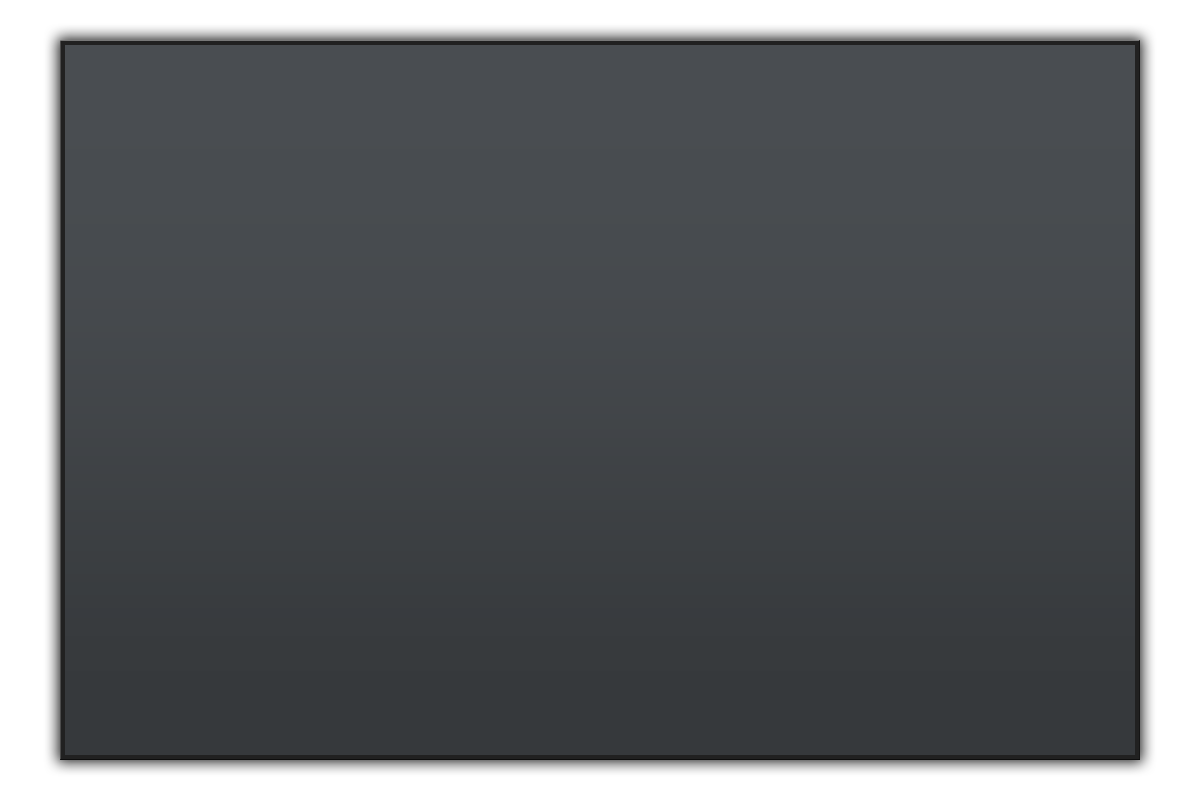
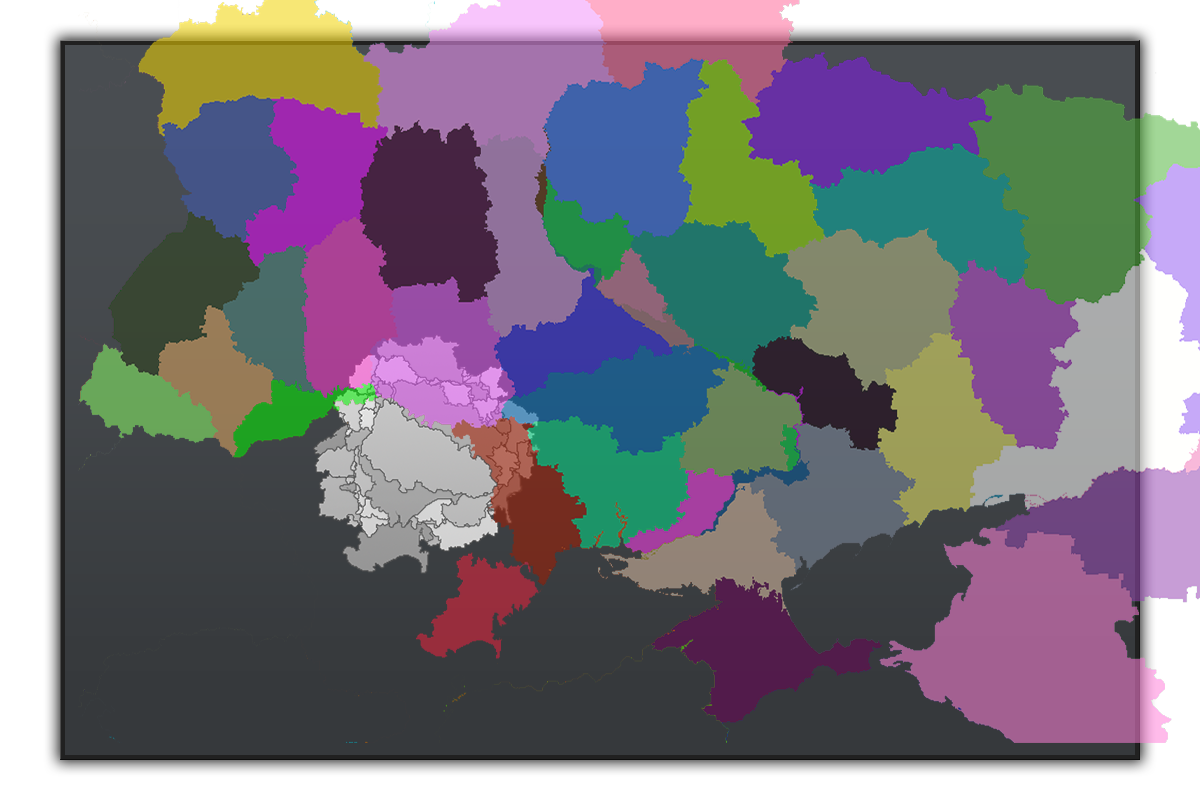
Two versions of the same layered image (1200 × 800). Layer-by-layer changes:
added layer "Zakarpattia" above "Ukraine_Map" over [360, 398, 498, 499]
added layer "Ukraine_Map" (54%) above "Zaporizka" over [78, 0, 1200, 743]
added layer "Zaporizka" above "Volynska" over [344, 379, 509, 528]
added layer "Volynska" above "Vinnytska" over [358, 380, 494, 527]
added layer "Vinnytska" above "Ternopilska" over [353, 377, 500, 530]
added layer "Sumska" above "Rivnenska" over [354, 355, 499, 552]
added layer "Rivnenska" above "Poltavska" over [355, 369, 499, 538]
added layer "Poltavska" above "Odeska" over [333, 377, 520, 531]
added layer "Odeska" above "Mykolaivska" over [342, 334, 512, 574]
added layer "Mykolaivska" above "Lvivska" over [346, 388, 508, 521]
added layer "Lvivska" above "Luhanska" over [350, 372, 502, 535]
added layer "Luhanska" above "Kyrovohradska" over [360, 360, 492, 548]
added layer "Kyrovohradska" above "Kyivska" over [314, 398, 540, 510]
added layer "Kyivska" above "Khmelnytska" over [348, 354, 506, 554]
added layer "Khmelnytska" above "Khersonska" over [377, 364, 475, 543]
added layer "Khersonska" above "Kharkivska" over [329, 383, 523, 524]
added layer "Kharkivska" above "IvanoFrankivska" over [338, 373, 515, 535]
added layer "IvanoFrankivska" above "Donetska" over [369, 378, 485, 530]
added layer "Donetska" above "Dnipropetrovska" over [357, 358, 496, 549]
added layer "Dnipropetrovska" above "Chernivtsi" over [318, 383, 535, 524]
added layer "Chernihivska" above "Cherkaska" over [344, 365, 509, 543]
added layer "Cherkaska" above "AvtonomnaRespublikaKrym" over [327, 379, 519, 528]
added layer "AvtonomnaRespublikaKrym" above "Zhytomyrska" over [313, 381, 541, 527]
added layer "Zhytomyrska" above "Прямокутник 1" over [356, 364, 497, 543]
…and 2 more changes (2 added)
